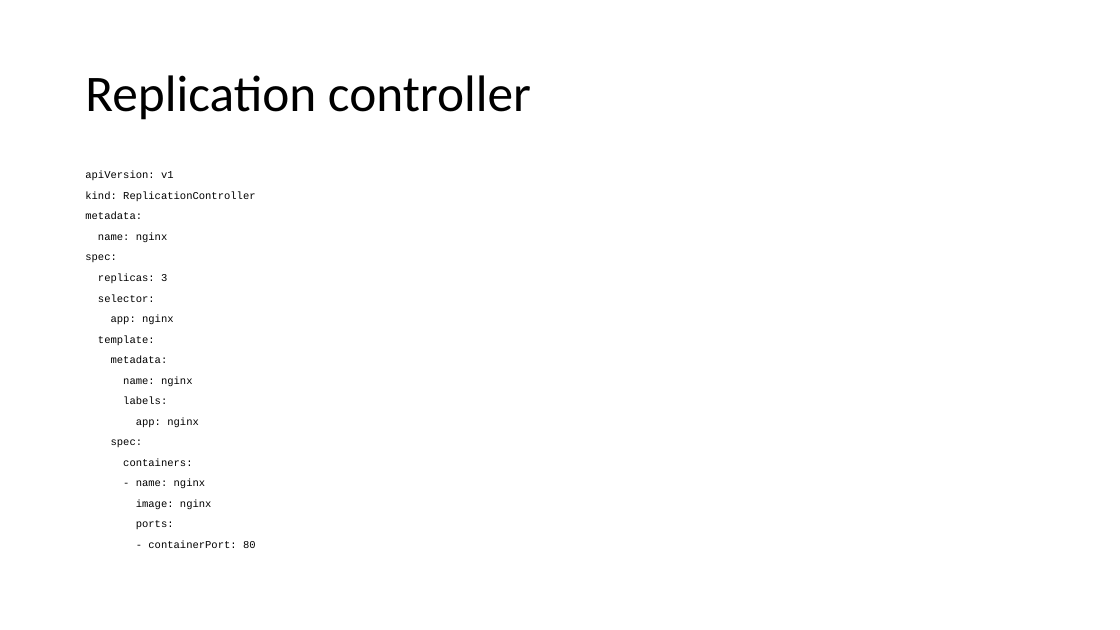
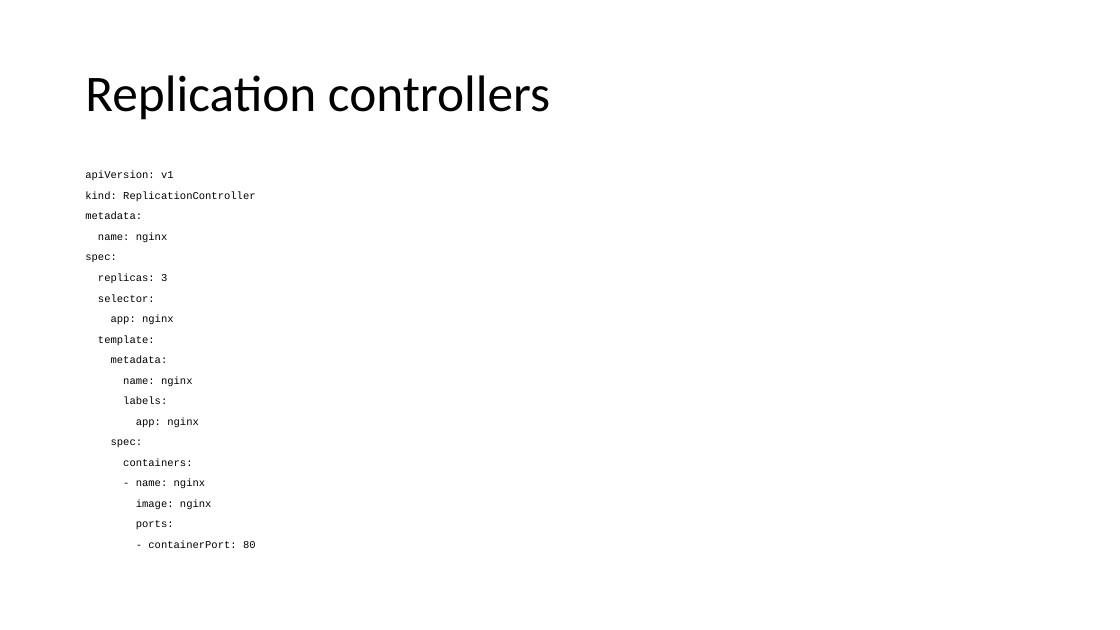
Before and after one commit to scholzj/dbg-kubernetes-training, a slide deck: slide 56 of slides/Kubernetes Introduction.pptx (slide 52 before the commit). Drawn at 1120x630 pixels with LibreOffice and Linux fonts; fonts in the diff are those of the drawing. Boxes give left, top, right and bottom in pixels: in the first picture for what was removed or moved away, otherwise in the second. Text is boxed around its words. In the diff, an @@ line names an element or a change of style, - is before the commit and + after.

```diff
--- a/slides/Kubernetes Introduction.pptx
+++ b/slides/Kubernetes Introduction.pptx
@@ title at box(85, 75, 550, 120): text changed @@
-Replication controller
+Replication controllers
```
Also in this commit, not shown: 9 other slides changed, 11 slides added, 2 slides removed, 21 other files.
